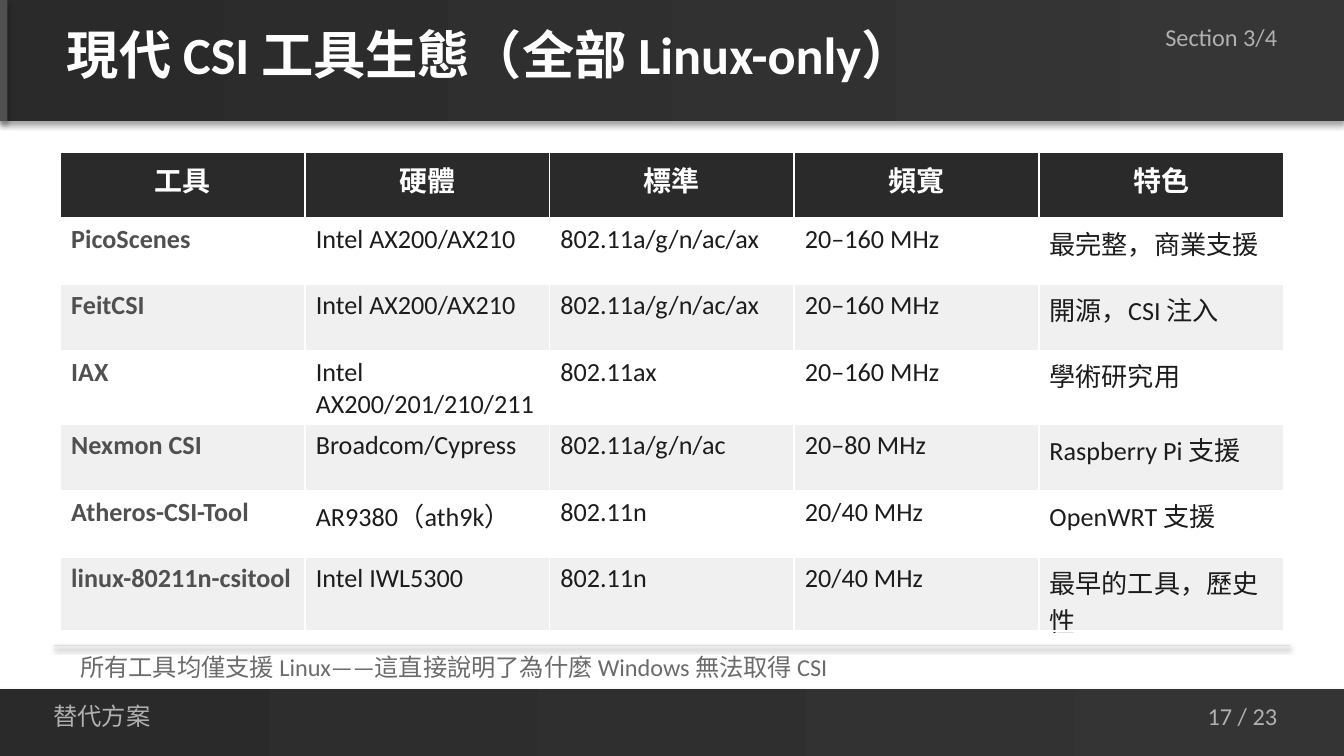
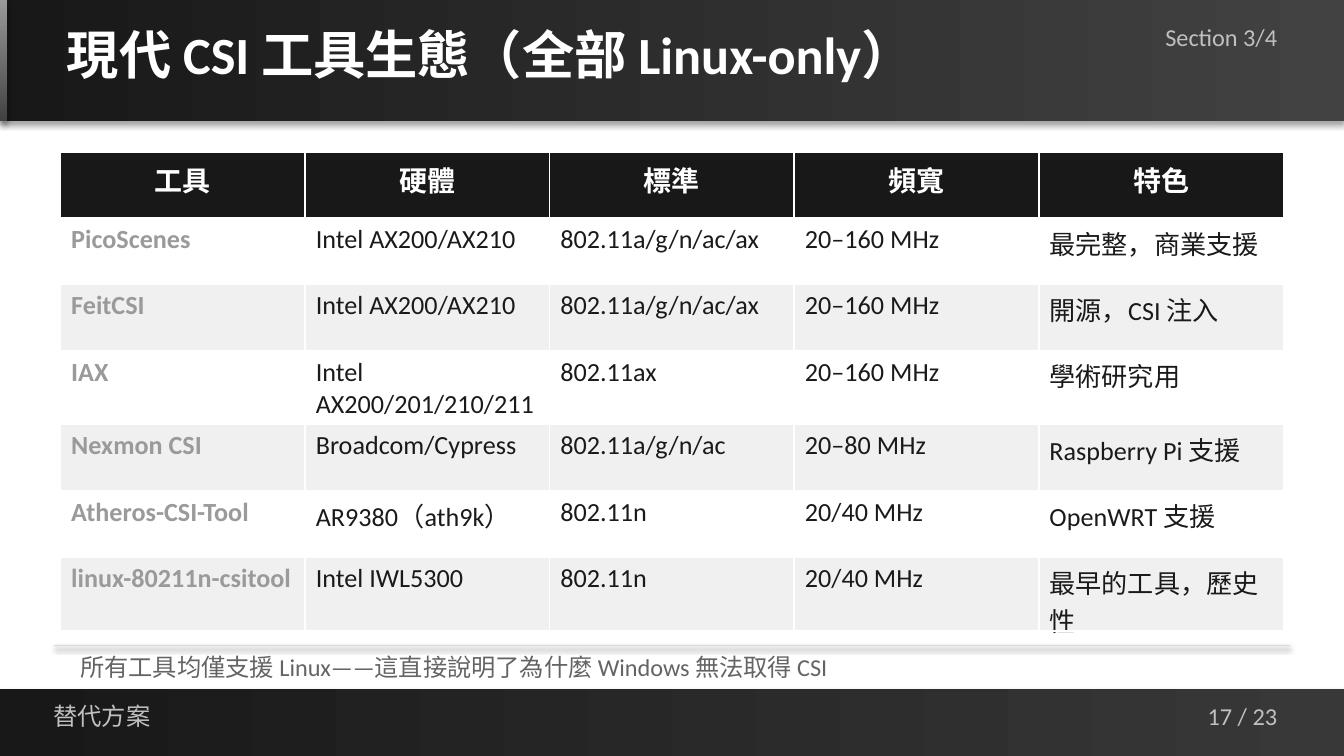
Before and after one commit to jacky92219-cell/network-ppt-project, a slide deck: slide 17 of output/network-card-csi-v5.1.pptx. Drawn at 1344x756 pixels with LibreOffice and Linux fonts; fonts in the diff are those of the drawing. Boxes give left, top, right and bottom in pixels: in the first picture for what was removed or moved away, otherwise in the second. Text is boxed around its words. In the diff, an @@ line names an element or a change of style, - is before the commit and + after.

```diff
--- a/output/network-card-csi-v5.1.pptx
+++ b/output/network-card-csi-v5.1.pptx
@@ rectangle at (x1=0, y1=0, x2=1344, y2=121): fill gradient #2A2A2A to #363636 to gradient #181818 to #424242 @@
@@ rectangle at (x1=0, y1=0, x2=8, y2=121): fill #505050 to gradient #9A9A9A to #424242 @@
@@ table at (x1=60, y1=152, x2=1284, y2=637) @@
@@ fill #2A2A2A to #181818 in row 1 @@
@@ text colour #505050 to #9A9A9A in "PicoScenes", "FeitCSI", "IAX", "Nexmon CSI" and 2 more places @@
@@ text colour #1C1C1C to #1A1A1A in "Intel AX200/AX210", "802.11a/g/n/ac/ax", "20–160 MHz", "最完整，商業支援" and 20 more places @@
@@ rectangle at (x1=0, y1=688, x2=1344, y2=755): fill gradient #2A2A2A to #343434 to gradient #181818 to #383838 @@
@@ text colour #B0B0B0 to #C0C0C0 in 3 elements at (x1=1165, y1=29, x2=1277, y2=47), (x1=53, y1=704, x2=150, y2=727), (x1=1208, y1=709, x2=1278, y2=725) @@
```
Also in this commit, not shown: 22 other slides changed, 2 other files.
